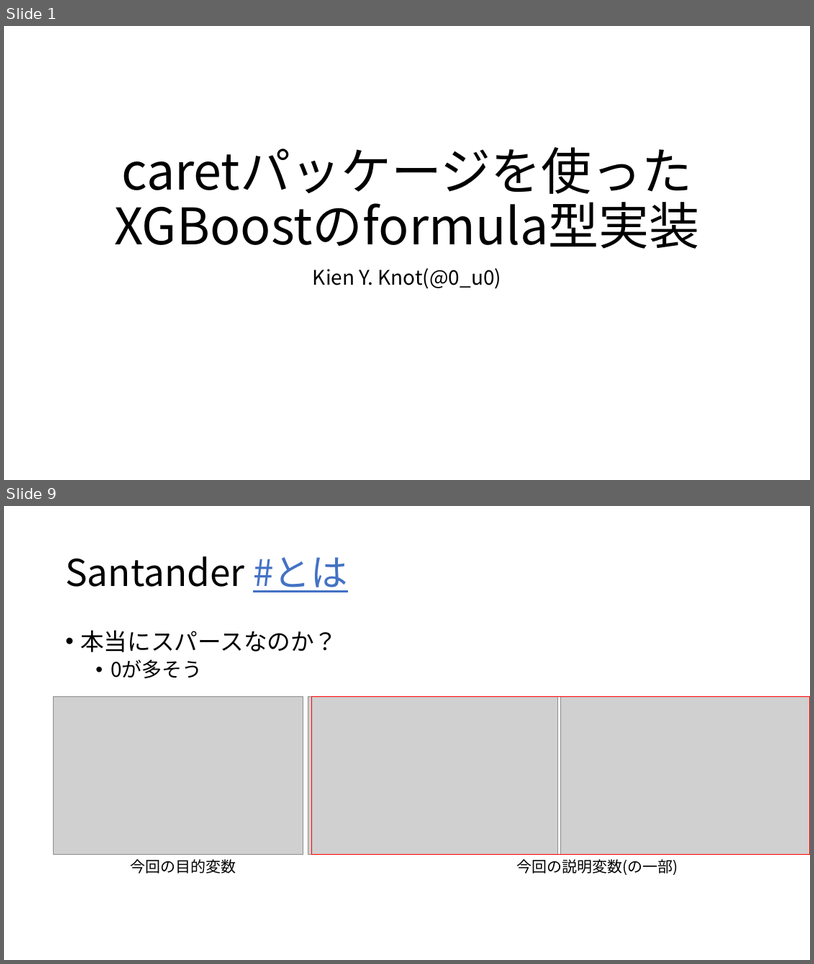
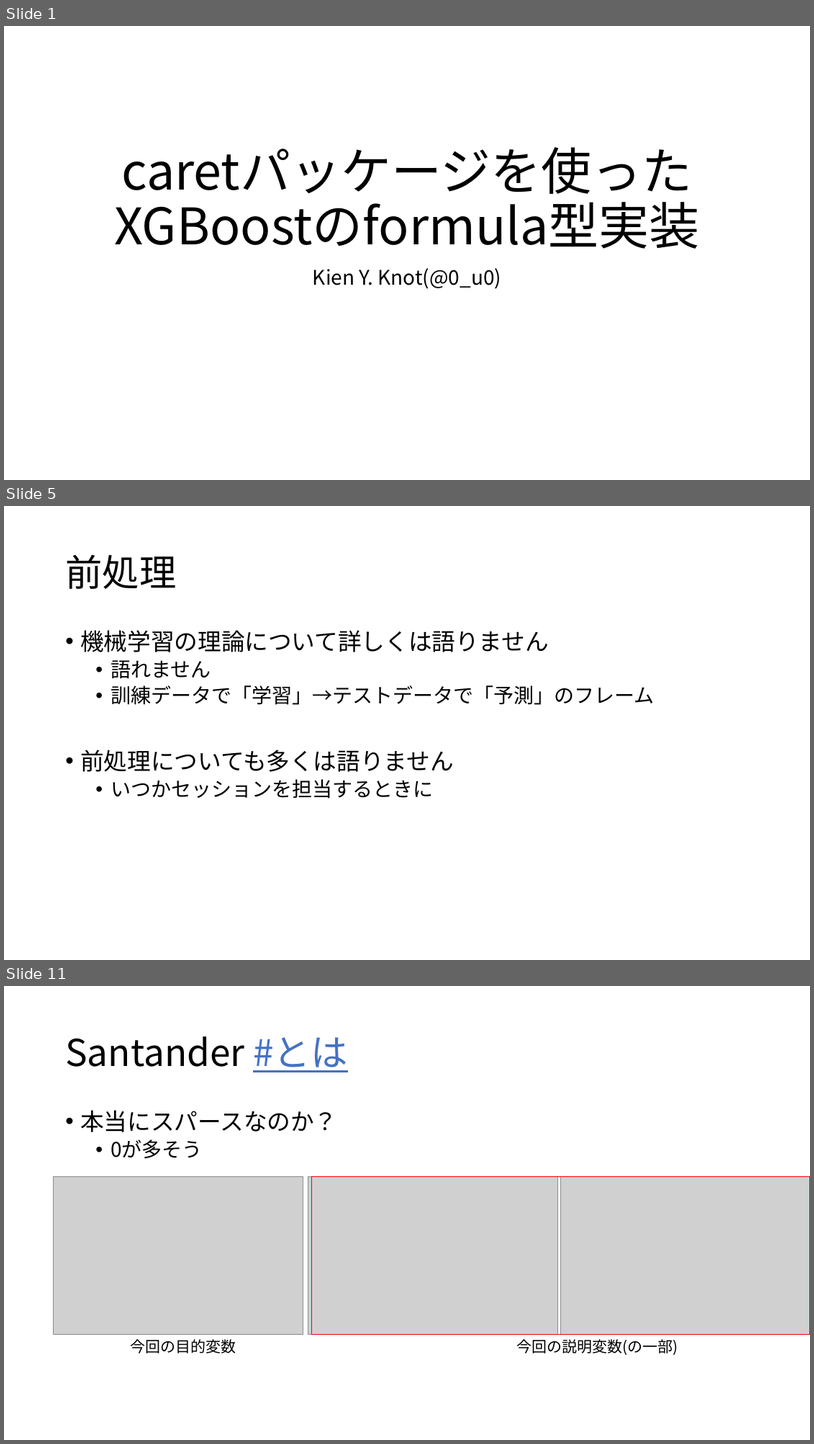
Before and after one commit to 8-u8/Kaggle, a slide deck: Santander/output/caretパッケージを使ったXGBoostのformula型.pptx. Shown one above the other, each under a label of ours: slides 1 and 9 before the commit, slides 1, 5 and 11 after it; the slides between them are not shown. The pictures are 814x964 and 814x1444 pixels, drawn with LibreOffice and Linux fonts; fonts in the diff are those of the drawing; grey boxes stand for pictures. Boxes give left, top, right and bottom in pixels: in the first picture for what was removed or moved away, otherwise in the second. Text is boxed around its words. In the diff, an @@ line names an element or a change of style, - is before the commit and + after.

```diff
--- a/Santander/output/caretパッケージを使ったXGBoostのformula型.pptx
+++ b/Santander/output/caretパッケージを使ったXGBoostのformula型.pptx
@@ slide 5 added at <box>4,506,810,960</box>, background #FFFFFF @@
@@ title added at <box>65,554,176,589</box>, 44 pt, text #000000 @@
+前処理
@@ text added at <box>80,630,654,798</box>, 24 pt, text #000000 @@
+• 機械学習の理論について詳しくは語りません
+  • 語れません
+  • 訓練データで「学習」→テストデータで「予測」のフレーム
+• 前処理についても多くは語りません
+  • いつかセッションを担当するときに
@@ what was slide 9 is now slide 11 @@
```
Also in this commit, not shown: 16 slides changed, 4 other slides added, 1 slide removed, 2 other files.
